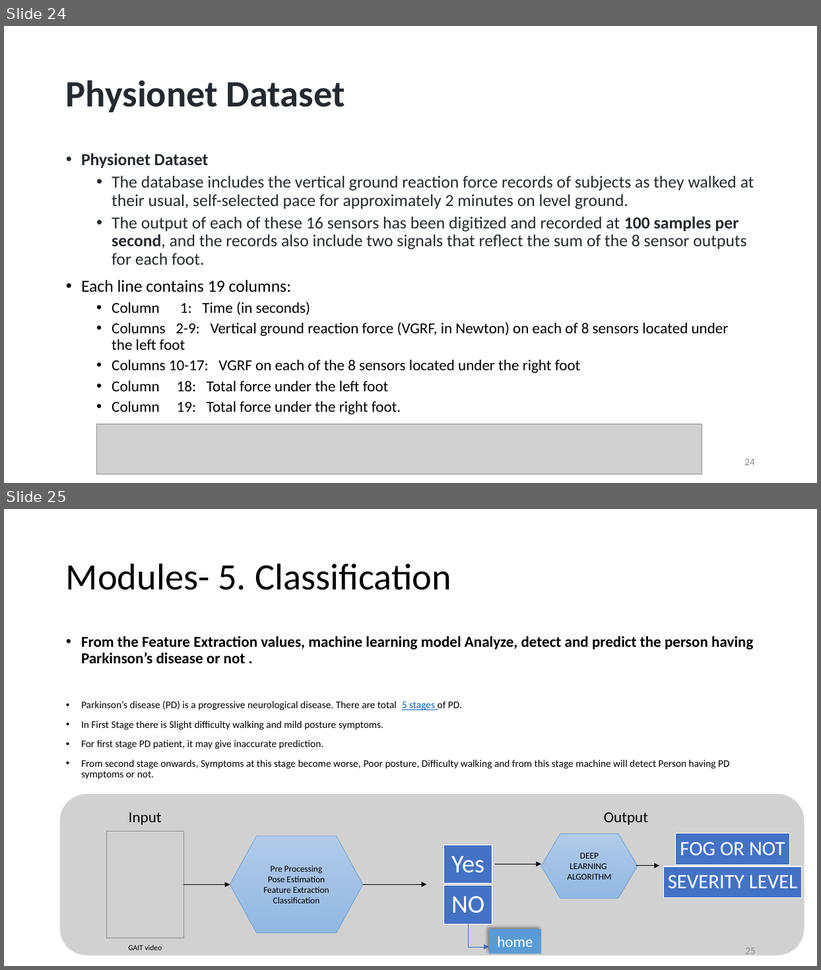
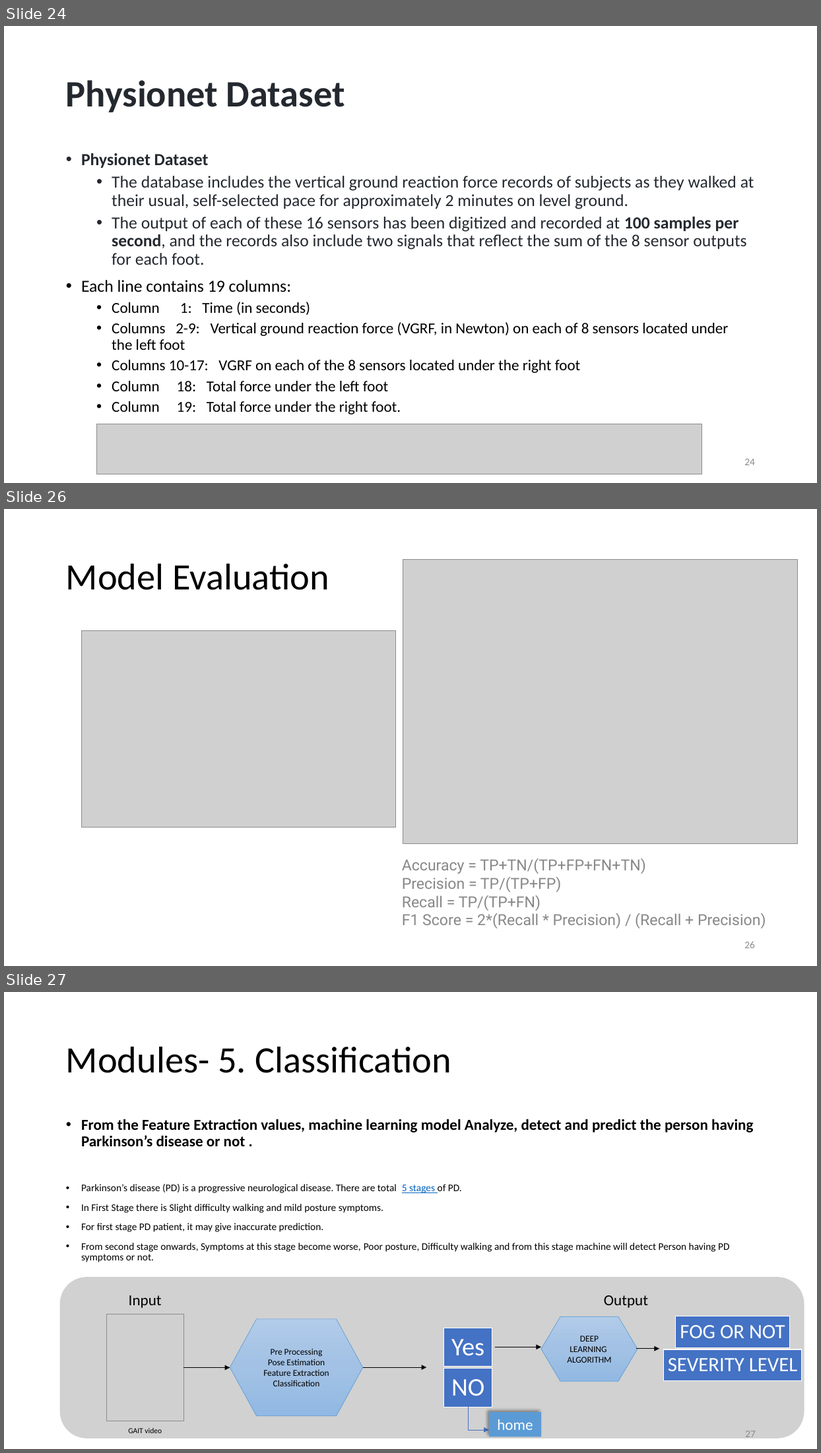
Before and after one commit to aaditya-co/parkinsons_GAIT_Analysis, a slide deck: 2020179001.pptx. Shown one above the other, each under a label of ours: slides 24 and 25 before the commit, slides 24, 26 and 27 after it; the slides between them are not shown. The pictures are 821x970 and 821x1453 pixels, drawn with LibreOffice and Linux fonts; fonts in the diff are those of the drawing; grey boxes stand for pictures. Boxes give left, top, right and bottom in pixels: in the first picture for what was removed or moved away, otherwise in the second. Text is boxed around its words. In the diff, an @@ line names an element or a change of style, - is before the commit and + after.

```diff
--- a/2020179001.pptx
+++ b/2020179001.pptx
@@ slide 26 added at (4, 509, 817, 966), background #FFFFFF @@
@@ title added at (66, 563, 329, 590), 44 pt, text #000000 @@
+Model Evaluation
@@ picture added at (403, 560, 798, 844) @@
@@ picture added at (81, 630, 395, 827) @@
@@ text added at (402, 859, 766, 929), 18 pt, text #888888 @@
+Accuracy = TP+TN/(TP+FP+FN+TN)
+Precision = TP/(TP+FP)
+Recall = TP/(TP+FN)
+F1 Score = 2*(Recall * Precision) / (Recall + Precision)
@@ page number added at (745, 941, 755, 949), 12 pt, text #8C8C8C @@
+26
@@ what was slide 25 is now slide 27 @@
@@ page number at (745, 1431, 756, 1441): text changed @@
-25
+27
```
Also in this commit, not shown: 4 slides changed, 3 other slides added, 2 slides removed.
